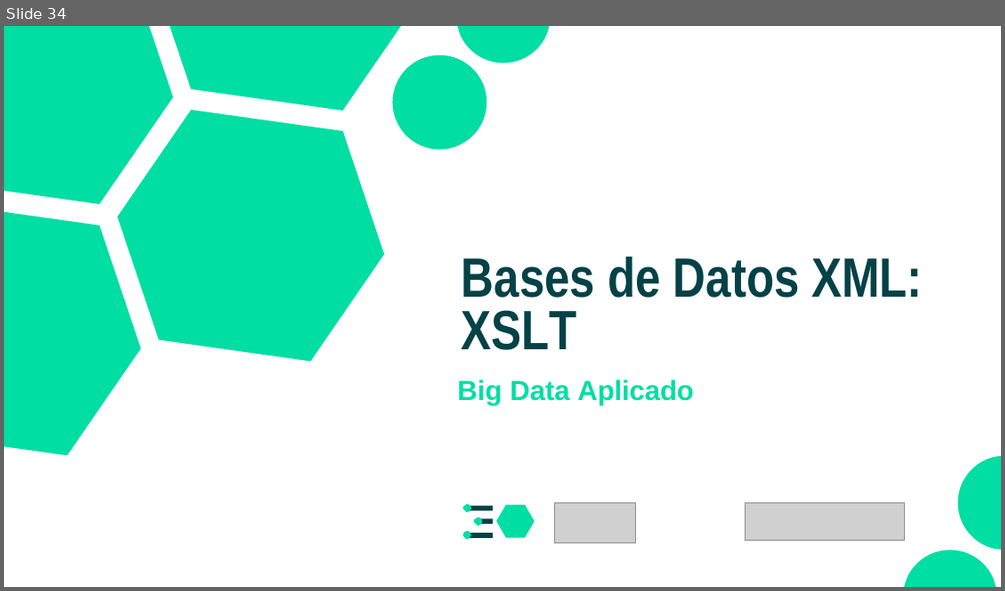
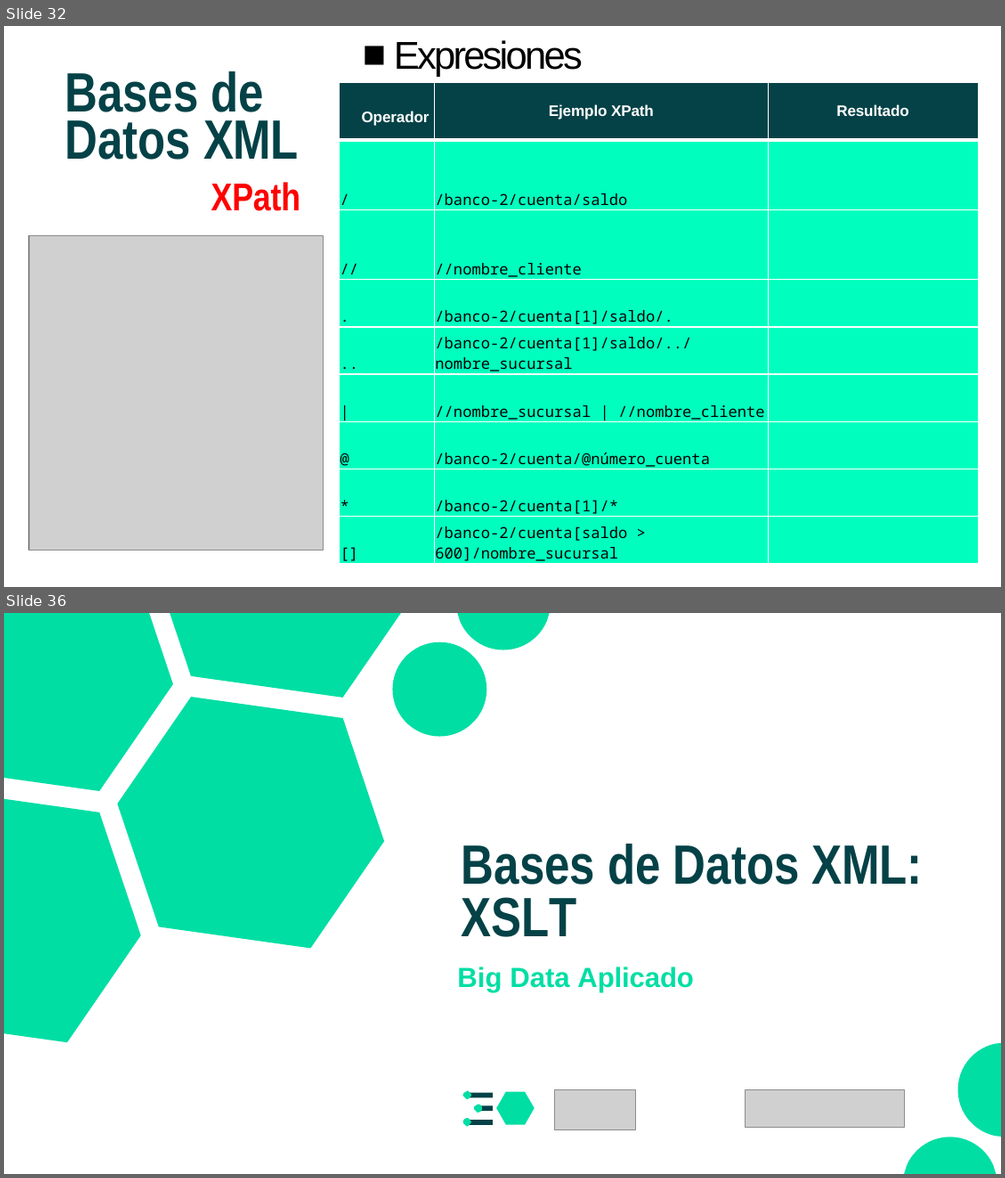
Before and after one commit to CodeWithJuancho/CEIABD_Modulos-de-Big-Data, a slide deck: BIU/UT2 - Almacenamiento y consulta de datos/UT2_1 XML/UT2_1 XML.pptx. Shown one above the other, each under a label of ours: slide 34 before the commit, slides 32 and 36 after it; the slides between them are not shown. The pictures are 1005x591 and 1005x1178 pixels, drawn with LibreOffice and Linux fonts; fonts in the diff are those of the drawing; grey boxes stand for pictures. Boxes give left, top, right and bottom in pixels: in the first picture for what was removed or moved away, otherwise in the second. Text is boxed around its words. In the diff, an @@ line names an element or a change of style, - is before the commit and + after.

```diff
--- a/BIU/UT2 - Almacenamiento y consulta de datos/UT2_1 XML/UT2_1 XML.pptx
+++ b/BIU/UT2 - Almacenamiento y consulta de datos/UT2_1 XML/UT2_1 XML.pptx
@@ slide 32 added at <box>4,26,1001,587</box>, background #FFFFFF @@
@@ text added at <box>394,40,582,77</box>, 28 pt, text #000000 @@
+■ Expresiones
@@ text added at <box>65,71,300,211</box>, 40 pt, text #044247, bold @@
+Bases de Datos XML
+XPath:
@@ table added at <box>339,82,977,564</box>, 9 rows, 3 columns @@
+Operador | Ejemplo XPath | Resultado
+/ | /banco-2/cuenta/saldo | 
+// | //nombre_cliente | 
+. | /banco-2/cuenta[1]/saldo/. | 
+.. | /banco-2/cuenta[1]/saldo/../nombre_sucursal | 
+| | //nombre_sucursal | //nombre_cliente | 
+@ | /banco-2/cuenta/@número_cuenta | 
+* | /banco-2/cuenta[1]/* | 
+[] | /banco-2/cuenta[saldo > 600]/nombre_sucursal | 
@@ picture added at <box>29,235,323,549</box> @@
@@ what was slide 34 is now slide 36 @@
```
Also in this commit, not shown: 13 slides changed, 4 other slides added, 12 other files.
